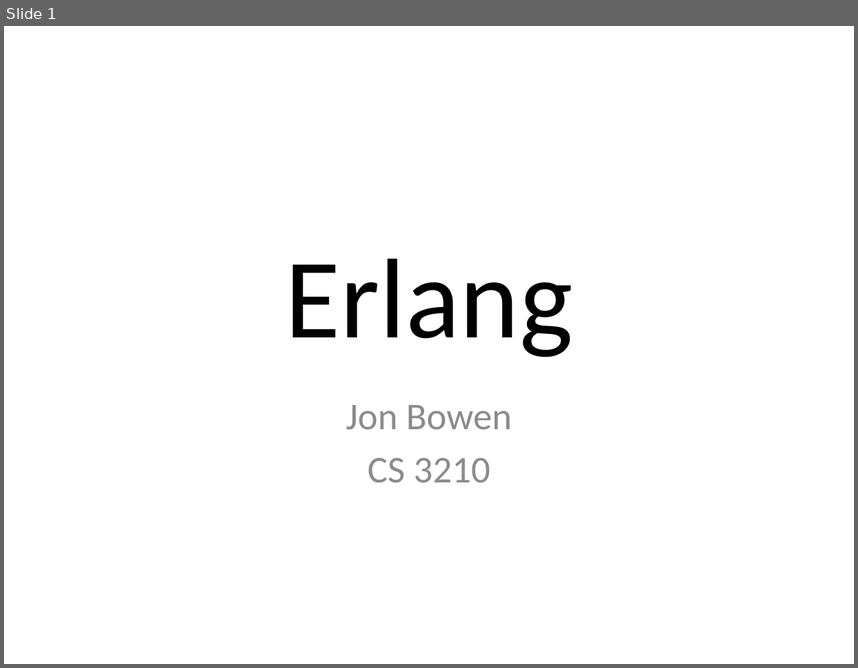
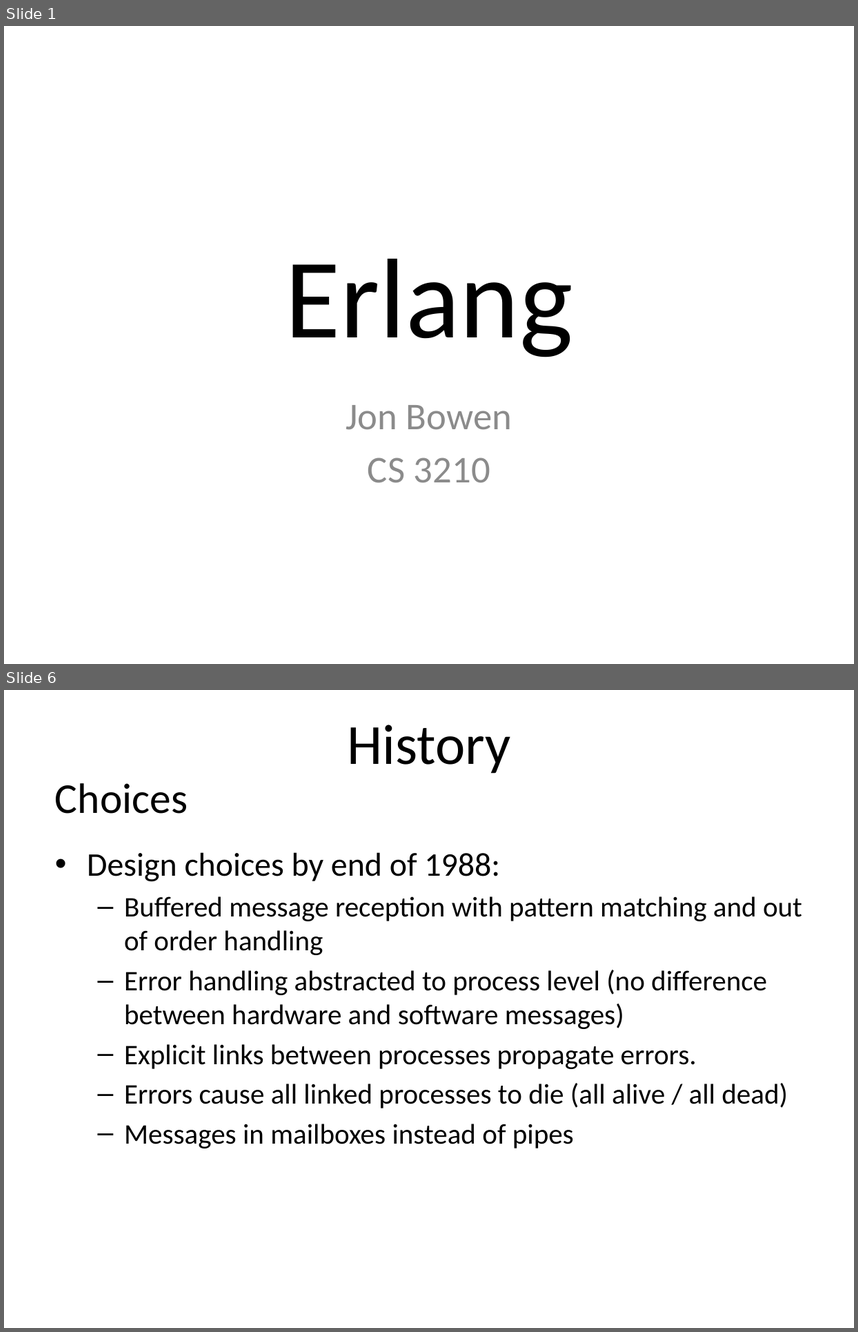
Before and after one commit to rmorgan1711/cs3210, a slide deck: teamProj/slides.pptx. Shown one above the other, each under a label of ours: slide 1 before the commit, slides 1 and 6 after it; the slides between them are not shown. The pictures are 858x668 and 858x1332 pixels, drawn with LibreOffice and Linux fonts; fonts in the diff are those of the drawing. Boxes give left, top, right and bottom in pixels: in the first picture for what was removed or moved away, otherwise in the second. Text is boxed around its words. In the diff, an @@ line names an element or a change of style, - is before the commit and + after.

```diff
--- a/teamProj/slides.pptx
+++ b/teamProj/slides.pptx
@@ slide 6 added at [4,690,854,1328], background #FFFFFF @@
@@ title added at [347,724,510,773], 48 pt, text #000000 @@
+History
@@ text added at [55,783,188,814], 36 pt, text #000000 @@
+Choices
@@ text added at [87,852,802,1148], 24 pt, text #000000 @@
+• Design choices by end of 1988:
+  – Buffered message reception with pattern matching and out of order handling
+  – Error handling abstracted to process level (no difference between hardware and software messages)
+  – Explicit links between processes propagate errors.
+  – Errors cause all linked processes to die (all alive / all dead)
+  – Messages in mailboxes instead of pipes
```
Also in this commit, not shown: 7 other slides added, 1 slide removed, 1 other file.
